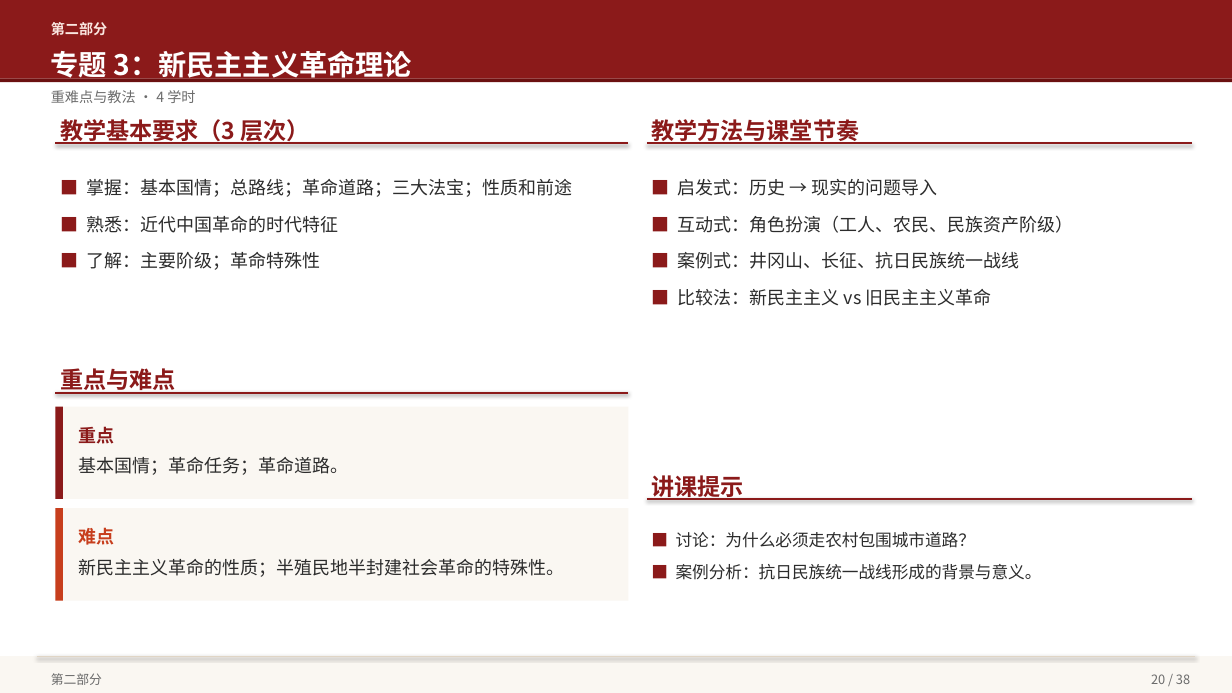
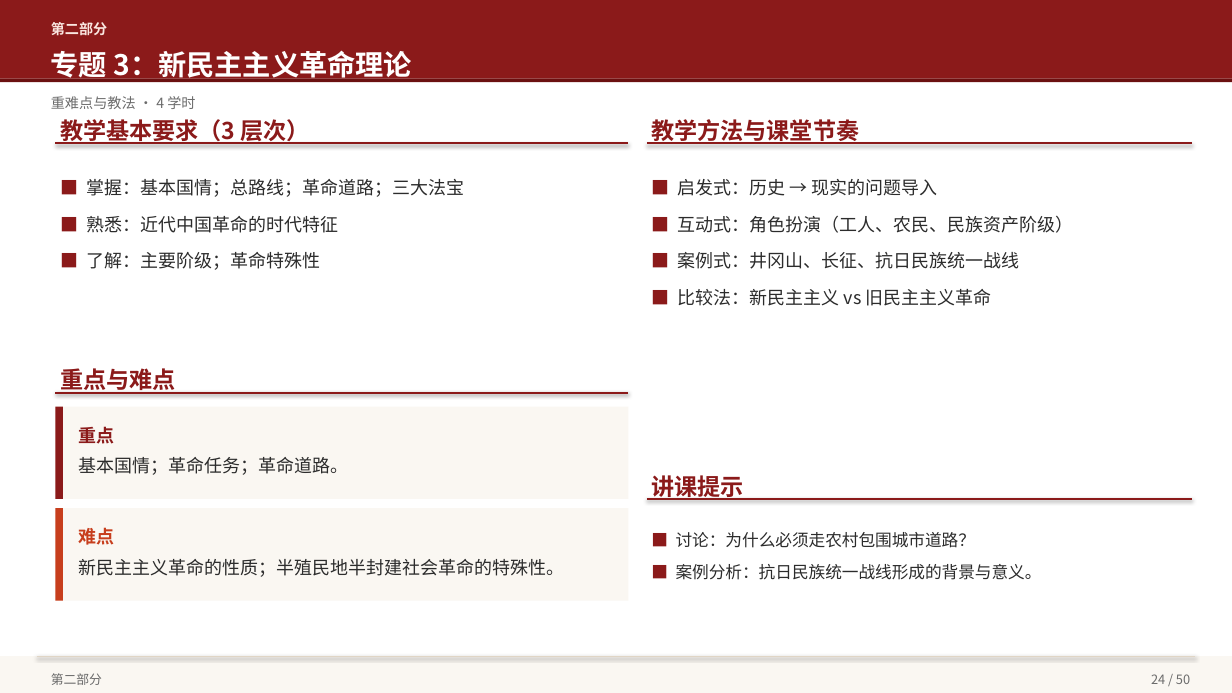
Before and after one commit to hsy358/obsidian-vault, a slide deck: slide 24 of 03-资源/PPT/毛泽东思想和中国特色社会主义理论体系概论 教学大纲概览.pptx (slide 20 before the commit). Drawn at 1232x693 pixels with LibreOffice and Linux fonts; fonts in the diff are those of the drawing. Boxes give left, top, right and bottom in pixels: in the first picture for what was removed or moved away, otherwise in the second. Text is boxed around its words. In the diff, an @@ line names an element or a change of style, - is before the commit and + after.

```diff
--- a/03-资源/PPT/毛泽东思想和中国特色社会主义理论体系概论 教学大纲概览.pptx
+++ b/03-资源/PPT/毛泽东思想和中国特色社会主义理论体系概论 教学大纲概览.pptx
@@ text "重难点与教法 · 4 学时": place and size @@
-text "重难点与教法 · 4 学时" at (51,90,195,103)
+text "重难点与教法 · 4 学时" at (51,96,195,109)
@@ text at (86,179,464,197): text changed @@
-■ 掌握：基本国情；总路线；革命道路；三大法宝；性质和前途
+■ 掌握：基本国情；总路线；革命道路；三大法宝
@@ text at (1151,674,1190,684): text changed @@
-20 / 38
+24 / 50
```
Also in this commit, not shown: 37 other slides changed, 13 slides added.
